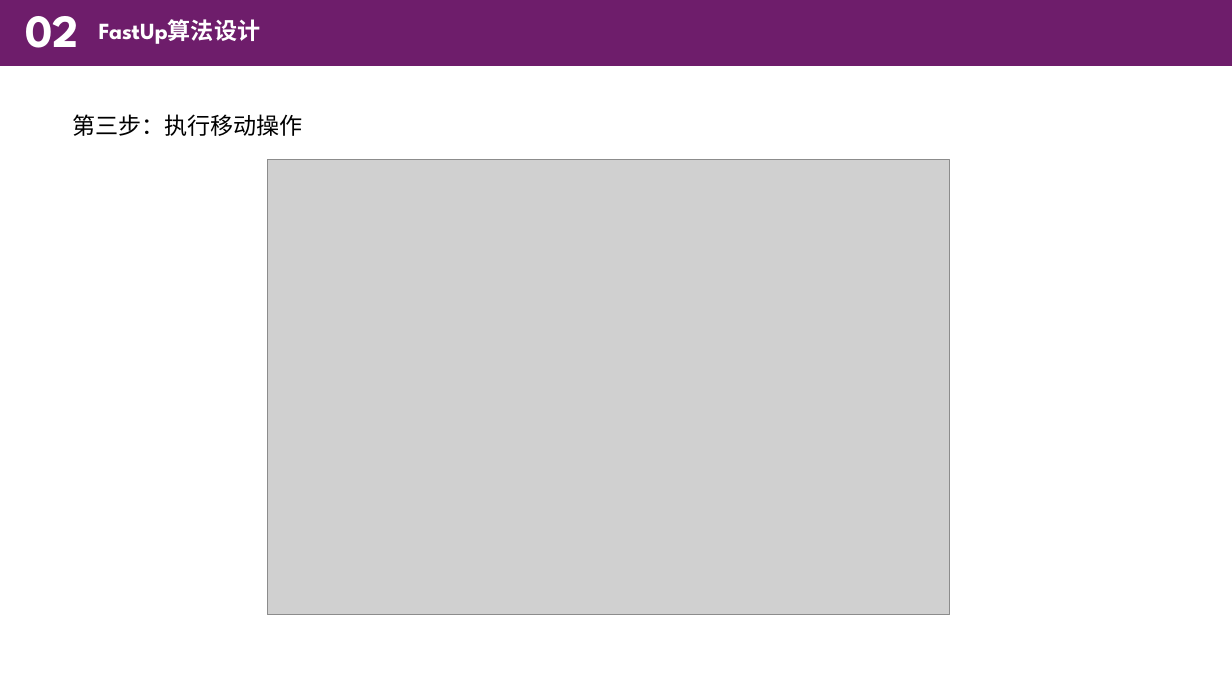
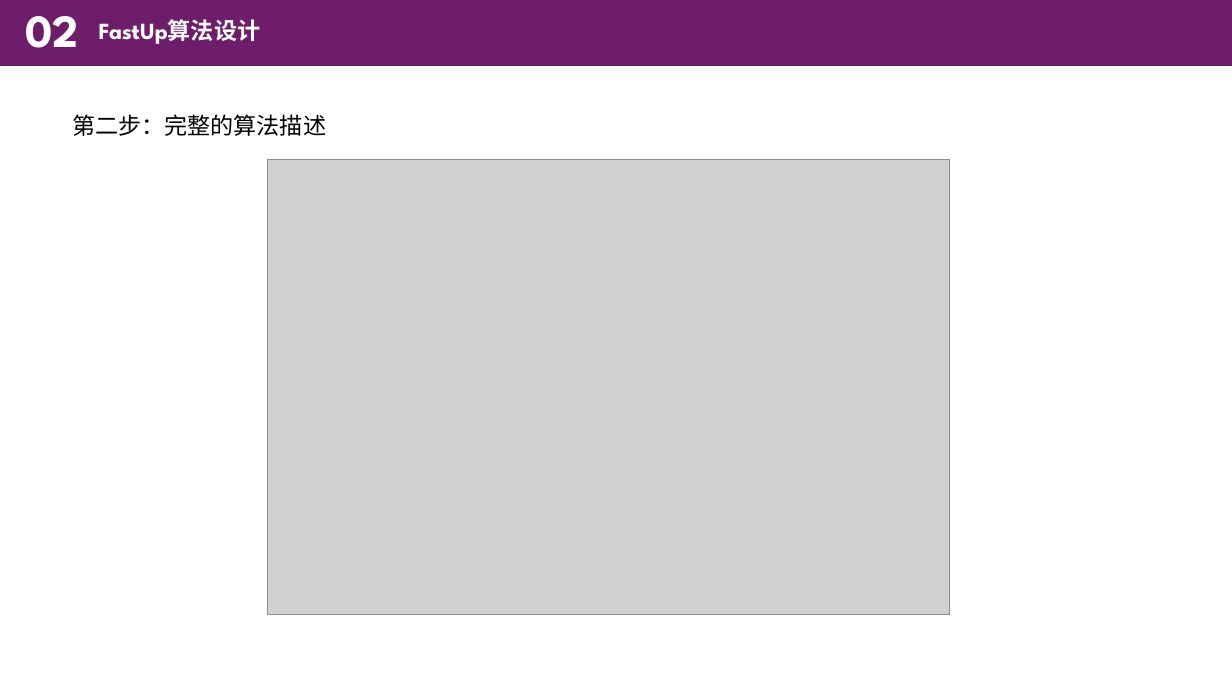
Before and after one commit to zhanghaooo/SDN-homework, a slide deck: slide 23 of homework12_22/崔浩/SDN1222-崔浩.pptx. Drawn at 1232x693 pixels with LibreOffice and Linux fonts; fonts in the diff are those of the drawing; grey boxes stand for pictures. Boxes give left, top, right and bottom in pixels: in the first picture for what was removed or moved away, otherwise in the second. Text is boxed around its words. In the diff, an @@ line names an element or a change of style, - is before the commit and + after.

```diff
--- a/homework12_22/崔浩/SDN1222-崔浩.pptx
+++ b/homework12_22/崔浩/SDN1222-崔浩.pptx
@@ text at box(72, 114, 326, 136): text changed @@
-第三步：执行移动操作
+第二步：完整的算法描述
```
Also in this commit, not shown: 1 other slide changed, 3 other files.
